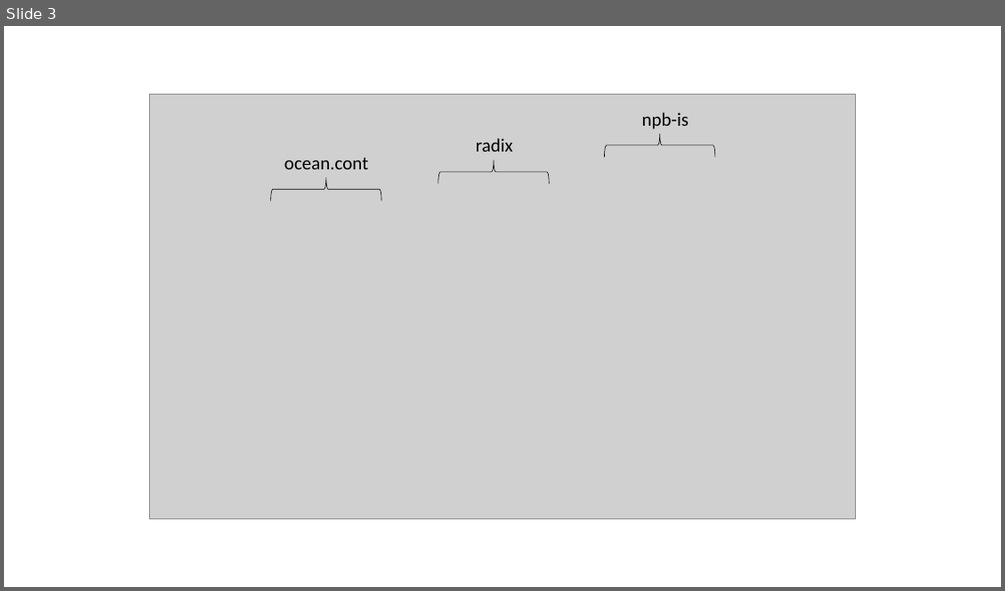
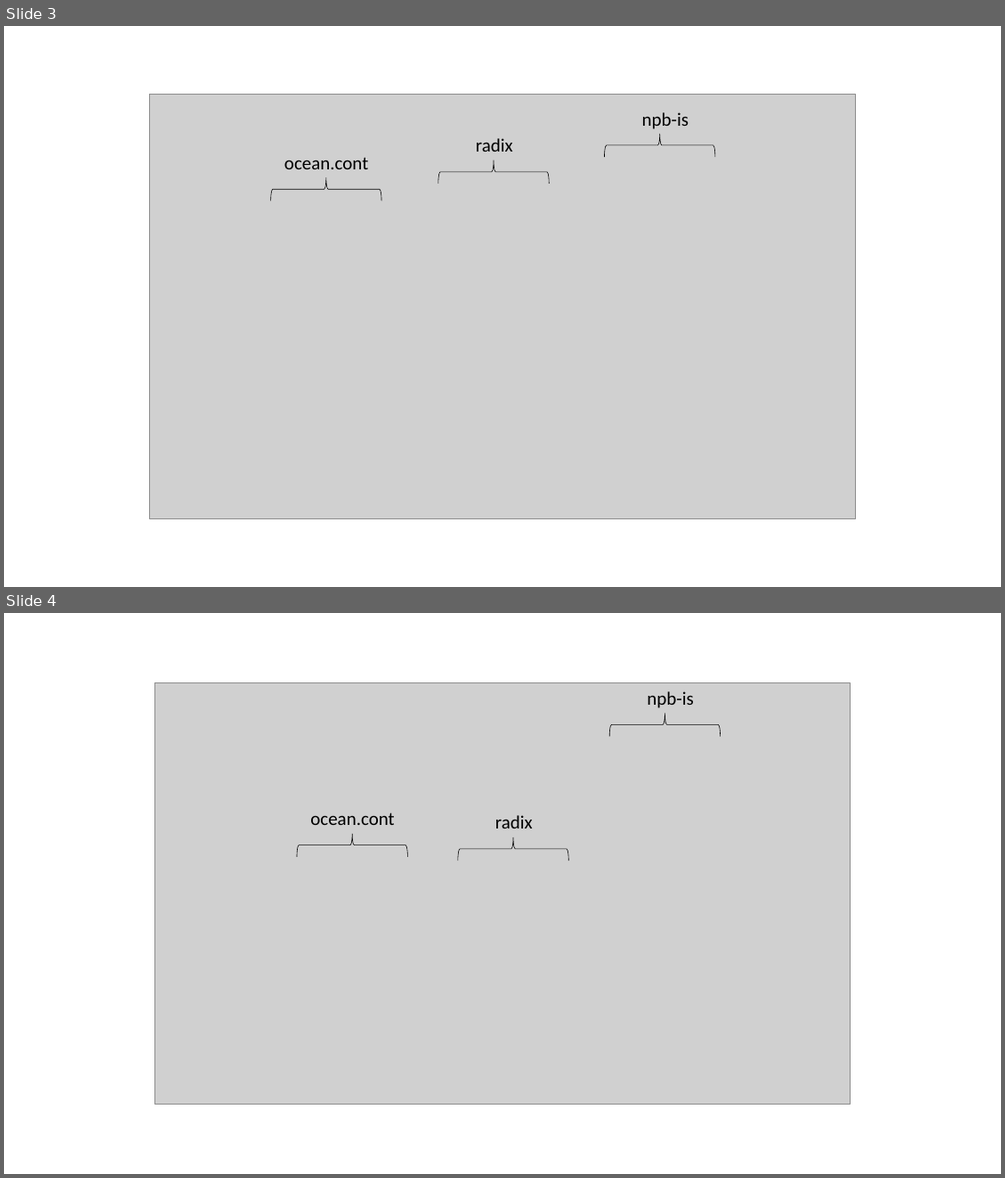
Before and after one commit to atrinh1996/EE156Spring2023, a slide deck: Labs/Lab1/lab2.pptx. Shown one above the other, each under a label of ours: slide 3 before the commit, slides 3 and 4 after it. The pictures are 1005x591 and 1005x1178 pixels, drawn with LibreOffice and Linux fonts; fonts in the diff are those of the drawing; grey boxes stand for pictures. Boxes give left, top, right and bottom in pixels: in the first picture for what was removed or moved away, otherwise in the second. Text is boxed around its words. In the diff, an @@ line names an element or a change of style, - is before the commit and + after.

```diff
--- a/Labs/Lab1/lab2.pptx
+++ b/Labs/Lab1/lab2.pptx
@@ slide 4 added at box(4, 613, 1001, 1174), background #FFFFFF @@
@@ picture added at box(154, 683, 850, 1104) @@
@@ text added at box(647, 691, 693, 708), 18 pt, text #000000 @@
+npb-is
@@ right brace added at box(609, 713, 720, 736), outline #000000 0.5 pt @@
@@ text added at box(310, 812, 394, 825), 18 pt, text #000000 @@
+ocean.cont
@@ text added at box(495, 815, 533, 828), 18 pt, text #000000 @@
+radix
@@ right brace added at box(297, 833, 407, 856), outline #000000 0.5 pt @@
@@ right brace added at box(458, 837, 568, 860), outline #000000 0.5 pt @@
```
Also in this commit, not shown: 3 other files.
